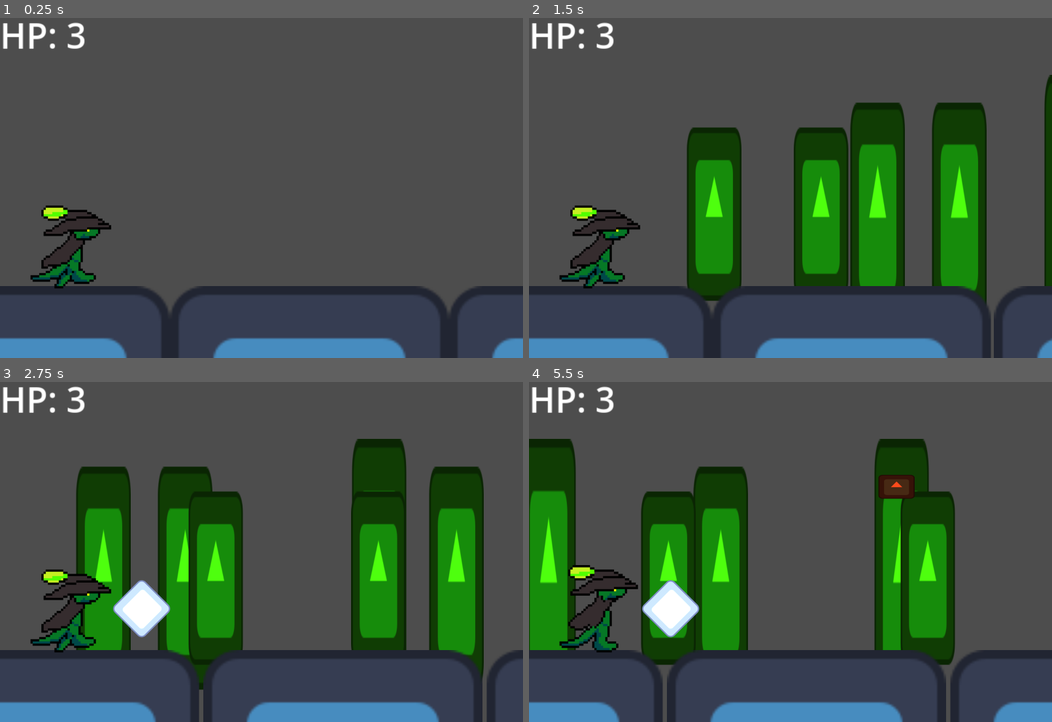
Above: before the commit, frames 1-4 (two rows, left to right).
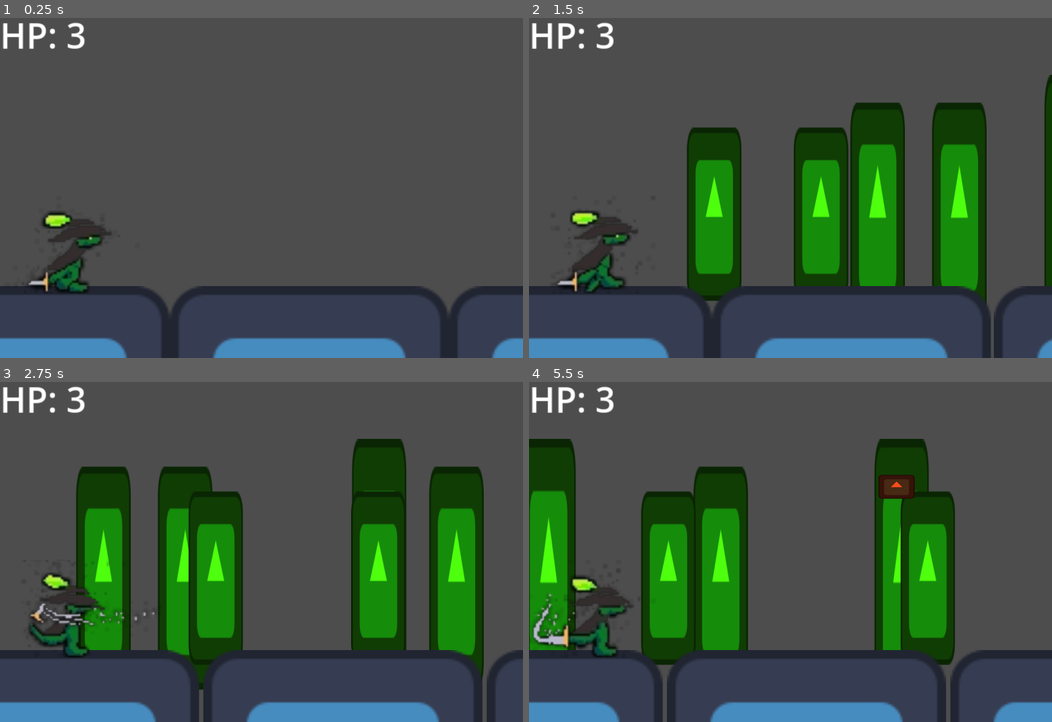
Above: after the commit, the same moments.

Repository: irmozius/UnhingedGekko
Game: Godot game, scene res://game_data/worlds/game_world.tscn
The game is run twice, just before and just after one commit, with the same random seed, the same clock (stepped at 60 frames per second) and the same inputs. The engine's default icon, where the game draws it, is replaced by a stand-in: a white triangle on a blue panel in a dark square.
Inputs (mouse positions are in pixels of both pictures, inside the frame that each line leads up to):
- Up to frame 1 (0.25 s): no input
- Up to frame 2 (1.5 s): tap Enter at 0.5 s; move the mouse to (905, 167) at 0.52 s; hold D 0.53-1.25 s; tap Space (slash) at 0.6 s; click (905, 167) at 0.67 s; tap Up (jump) at 0.77 s; drag from (685, 201) to (596, 245) at 1.27 s
- Up to frame 3 (2.75 s): move the mouse to (313, 470) at 2.02 s; hold A from 2.03 s (still down); tap Backspace at 2.1 s; tap Space (slash) at 2.3 s
- Up to frame 4 (5.5 s): release A at 2.75 s; drag from (764, 616) to (633, 494) at 2.77 s; move the mouse to (947, 599) at 3.52 s; hold D 3.53-4.25 s; tap F at 3.6 s; tap Up (jump) at 3.77 s; tap Space (slash) at 3.8, 5.3 s; drag from (633, 494) to (712, 460) at 4.27 s; move the mouse to (816, 548) at 5.02 s; hold D from 5.03 s (still down); tap Z at 5.1 s; click (816, 548) at 5.17 s

The runs differ from the first frame. In frame 1, 1.9% of the frame differs, in the area x 5-22%, y 55-81%; in frame 2, 1.7%; in frame 3, 3.2%; in frame 4, 3.5%, in the area x 0-33%, y 53-81%.

Commit message:
Synced gekko/weapon sprites

Diff:
--- a/game_data/entities/characters/gekko.gd
+++ b/game_data/entities/characters/gekko.gd
@@ -18,6 +18,8 @@
 @onready var hurtbox: Hurtbox = $Hurtbox
 @onready var attack: GekkoAttacks = $attack
 
+## Animation players for gekko and attack sprites
+@onready var gekko_anim: AnimationPlayer = $GekkoAnim
 
 ## Bools for polling input.
 var jump_requested : bool = false
@@ -55,22 +57,22 @@
 	fsm.physics_update(delta)
 	move_and_slide()
 
+#endregion
+
+#region SharedMethods
+
 ## Callback for state change.
 func _on_state_change(s_name : String):
 	print("Player state changed to " + s_name)
-
-## Move the ground to simulate movement.
-func scroll_ground(delta : float):
-	ground_manager.move(speed * delta)
-
-#endregion
-
-#region SharedMethods
 
 ## Poll the state of input buttons.
 func check_action_input():
 	jump_requested = Input.is_action_just_pressed("jump")
 	slash_requested = Input.is_action_just_pressed("slash")
+
+## Move the ground to simulate movement.
+func scroll_ground(delta : float):
+	ground_manager.move(speed * delta)
 
 ## Initiate jump, adding vertical movement and changing state to InAir
 func jump():
@@ -120,7 +122,7 @@
 
 ## Entering running state
 func running_enter():
-	pass
+	gekko_anim.play("running")
 
 ## Exiting running state
 func running_exit():
@@ -145,7 +147,7 @@
 
 ## Entering attacking state
 func attack_enter():
-	attack.slash()
+	gekko_anim.play("attack1")
 	attack.attack_finished.connect(_on_attack_finished, CONNECT_ONE_SHOT)
 
 ## Exiting attacking state
--- a/game_data/entities/characters/gekko.tscn
+++ b/game_data/entities/characters/gekko.tscn
@@ -1,32 +1,119 @@
 [gd_scene format=3 uid="uid://wkkponwamxyu"]
 
 [ext_resource type="Script" uid="uid://dh1811l83oi2i" path="res://game_data/entities/characters/gekko.gd" id="1_p6orh"]
-[ext_resource type="Texture2D" uid="uid://dmxooi3uheaia" path="res://assets/graphics/sprites/gekko/Full_run1.png" id="3_4yyxq"]
+[ext_resource type="Texture2D" uid="uid://485sgqmm1c1i" path="res://assets/graphics/sprites/gekko/Gekko_Sheet.png" id="2_w5ypw"]
+[ext_resource type="Texture2D" uid="uid://cd3dk01c147dm" path="res://assets/graphics/sprites/gekko/attacks/Knife_Sheet_0.png" id="3_ranni"]
 [ext_resource type="PackedScene" uid="uid://dv7qoieljaare" path="res://game_data/entities/components/hitbox.tscn" id="3_wtvjg"]
 [ext_resource type="PackedScene" uid="uid://rbljprm78s6j" path="res://game_data/entities/components/hurtbox.tscn" id="4_ely7x"]
-[ext_resource type="Texture2D" uid="uid://sq2vgy4ayis3" path="res://assets/graphics/sprites/gekko/Full_run2.png" id="4_uv4va"]
 [ext_resource type="Texture2D" uid="uid://q3dy4tm2c72x" path="res://icon.svg" id="5_f3bsu"]
-[ext_resource type="Texture2D" uid="uid://e7oob1beiy0h" path="res://assets/graphics/sprites/gekko/Full_run3.png" id="5_vp8qi"]
 [ext_resource type="Script" uid="uid://dfvjnhi4hxd6w" path="res://game_data/entities/characters/shoot.gd" id="8_4yyxq"]
 
-[sub_resource type="CanvasItemMaterial" id="CanvasItemMaterial_ranni"]
+[sub_resource type="Animation" id="Animation_w5ypw"]
+length = 0.001
+tracks/0/type = "value"
+tracks/0/imported = false
+tracks/0/enabled = true
+tracks/0/path = NodePath("GekkoSprite:frame")
+tracks/0/interp = 1
+tracks/0/loop_wrap = true
+tracks/0/keys = {
+"times": PackedFloat32Array(0),
+"transitions": PackedFloat32Array(1),
+"update": 1,
+"values": [0]
+}
+tracks/1/type = "value"
+tracks/1/imported = false
+tracks/1/enabled = true
+tracks/1/path = NodePath("AttackSprite:frame")
+tracks/1/interp = 1
+tracks/1/loop_wrap = true
+tracks/1/keys = {
+"times": PackedFloat32Array(0),
+"transitions": PackedFloat32Array(1),
+"update": 1,
+"values": [0]
+}
 
-[sub_resource type="SpriteFrames" id="SpriteFrames_4yyxq"]
-animations = [{
-"frames": [{
-"duration": 1.0,
-"texture": ExtResource("3_4yyxq")
-}, {
-"duration": 1.0,
-"texture": ExtResource("4_uv4va")
-}, {
-"duration": 1.0,
-"texture": ExtResource("5_vp8qi")
-}],
-"loop": true,
-"name": &"default",
-"speed": 5.0
+[sub_resource type="Animation" id="Animation_4yyxq"]
+resource_name = "attack1"
+length = 0.33333334
+step = 0.055
+tracks/0/type = "value"
+tracks/0/imported = false
+tracks/0/enabled = true
+tracks/0/path = NodePath("GekkoSprite:frame")
+tracks/0/interp = 1
+tracks/0/loop_wrap = true
+tracks/0/keys = {
+"times": PackedFloat32Array(0, 0.33333334),
+"transitions": PackedFloat32Array(1, 1),
+"update": 0,
+"values": [3, 6]
+}
+tracks/1/type = "method"
+tracks/1/imported = false
+tracks/1/enabled = true
+tracks/1/path = NodePath("attack")
+tracks/1/interp = 1
+tracks/1/loop_wrap = true
+tracks/1/keys = {
+"times": PackedFloat32Array(0.16666667),
+"transitions": PackedFloat32Array(1),
+"values": [{
+"args": [],
+"method": &"slash"
 }]
+}
+tracks/2/type = "value"
+tracks/2/imported = false
+tracks/2/enabled = true
+tracks/2/path = NodePath("AttackSprite:frame")
+tracks/2/interp = 1
+tracks/2/loop_wrap = true
+tracks/2/keys = {
+"times": PackedFloat32Array(0, 0.33333334),
+"transitions": PackedFloat32Array(1, 1),
+"update": 0,
+"values": [3, 6]
+}
+
+[sub_resource type="Animation" id="Animation_ranni"]
+resource_name = "running"
+length = 0.2777778
+loop_mode = 1
+step = 0.055
+tracks/0/type = "value"
+tracks/0/imported = false
+tracks/0/enabled = true
+tracks/0/path = NodePath("GekkoSprite:frame")
+tracks/0/interp = 1
+tracks/0/loop_wrap = true
+tracks/0/keys = {
+"times": PackedFloat32Array(0, 0.2777778),
+"transitions": PackedFloat32Array(1, 1),
+"update": 0,
+"values": [0, 2]
+}
+tracks/1/type = "value"
+tracks/1/imported = false
+tracks/1/enabled = true
+tracks/1/path = NodePath("AttackSprite:frame")
+tracks/1/interp = 1
+tracks/1/loop_wrap = true
+tracks/1/keys = {
+"times": PackedFloat32Array(0, 0.2777778),
+"transitions": PackedFloat32Array(1, 1),
+"update": 0,
+"values": [0, 2]
+}
+
+[sub_resource type="AnimationLibrary" id="AnimationLibrary_4yyxq"]
+_data = {
+&"RESET": SubResource("Animation_w5ypw"),
+&"attack1": SubResource("Animation_4yyxq"),
+&"running": SubResource("Animation_ranni")
+}
 
 [sub_resource type="RectangleShape2D" id="RectangleShape2D_p6orh"]
 size = Vector2(40, 40)
@@ -44,18 +131,36 @@
 script = ExtResource("1_p6orh")
 jump_force = 12.0
 
-[node name="AnimatedSprite2D" type="AnimatedSprite2D" parent="." unique_id=1275728619]
-material = SubResource("CanvasItemMaterial_ranni")
-scale = Vector2(0.25, 0.25)
-sprite_frames = SubResource("SpriteFrames_4yyxq")
-autoplay = "default"
+[node name="GekkoSprite" type="Sprite2D" parent="." unique_id=2073314795]
+editor_description = "0-2 run
+3-6 attack 1
+7-10 attack 2
+11-14 attack 4
+15 hurt
+15 -19 death"
+texture = ExtResource("2_w5ypw")
+hframes = 5
+vframes = 4
 
-[node name="AnimationPlayer" type="AnimationPlayer" parent="." unique_id=1672742871]
+[node name="AttackSprite" type="Sprite2D" parent="." unique_id=1433807858]
+editor_description = "Level 1 weapons:
+0-2 walk
+3 - 6 attack1
+"
+texture = ExtResource("3_ranni")
+hframes = 5
+vframes = 4
+
+[node name="GekkoAnim" type="AnimationPlayer" parent="." unique_id=1672742871]
+libraries/ = SubResource("AnimationLibrary_4yyxq")
+autoplay = &"running"
 
 [node name="CollisionShape2D" type="CollisionShape2D" parent="." unique_id=1760843867]
+visible = false
 shape = SubResource("RectangleShape2D_p6orh")
 
 [node name="Hitbox" parent="." unique_id=2037733599 instance=ExtResource("3_wtvjg")]
+visible = false
 collision_layer = 4
 collision_mask = 16
 
@@ -64,6 +169,7 @@
 shape = SubResource("CapsuleShape2D_ranni")
 
 [node name="Hurtbox" parent="." unique_id=888921601 instance=ExtResource("4_ely7x")]
+visible = false
 position = Vector2(32, 0)
 collision_layer = 8
 
--- a/game_data/entities/characters/shoot.gd
+++ b/game_data/entities/characters/shoot.gd
@@ -14,7 +14,7 @@
 
 
 @export var slash_cooldown_timer : float = 0.7
-@export var slash_duration:float = 0.5
+@export var slash_duration:float = 0.25
 @export var slash_damage:float = 1.0
 var slash_on_cooldown: bool = false #This disallows slash on cd
 
@@ -23,7 +23,7 @@
 	if not slash_on_cooldown:
 		print("Player is Slasing")
 		hurtbox_shape.disabled = false
-		hit_marker.show()
+		#hit_marker.show()
 		get_tree().create_timer(slash_duration).timeout.connect(attack_end, CONNECT_ONE_SHOT)
 
 		#cd stuff
@@ -37,5 +37,5 @@
 func attack_end():
 	if Global.player_dead: return
 	hurtbox_shape.disabled = true
-	hit_marker.hide()
+	#hit_marker.hide()
 	attack_finished.emit()
Not shown, changed: kanban_tasks_data.kanban
